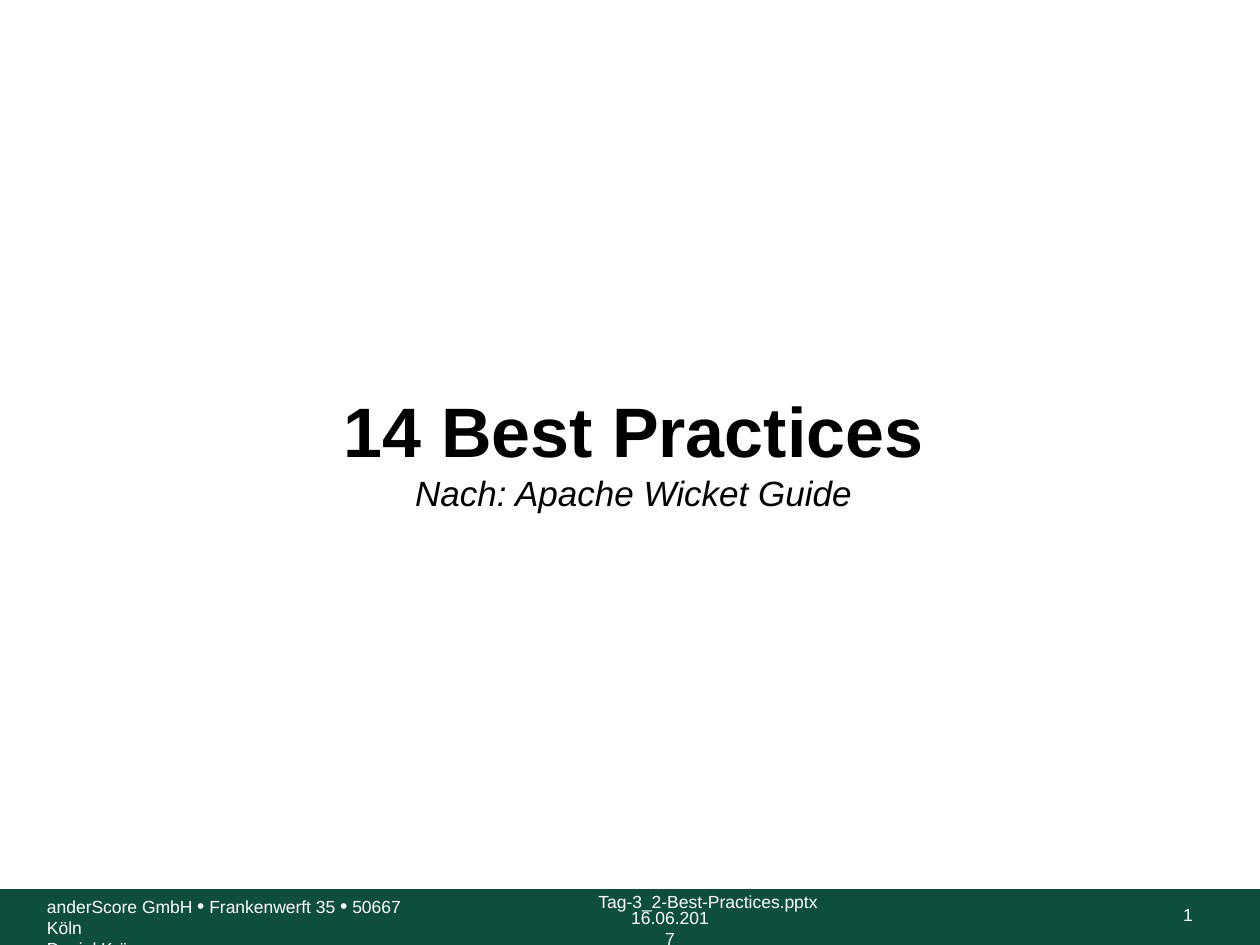
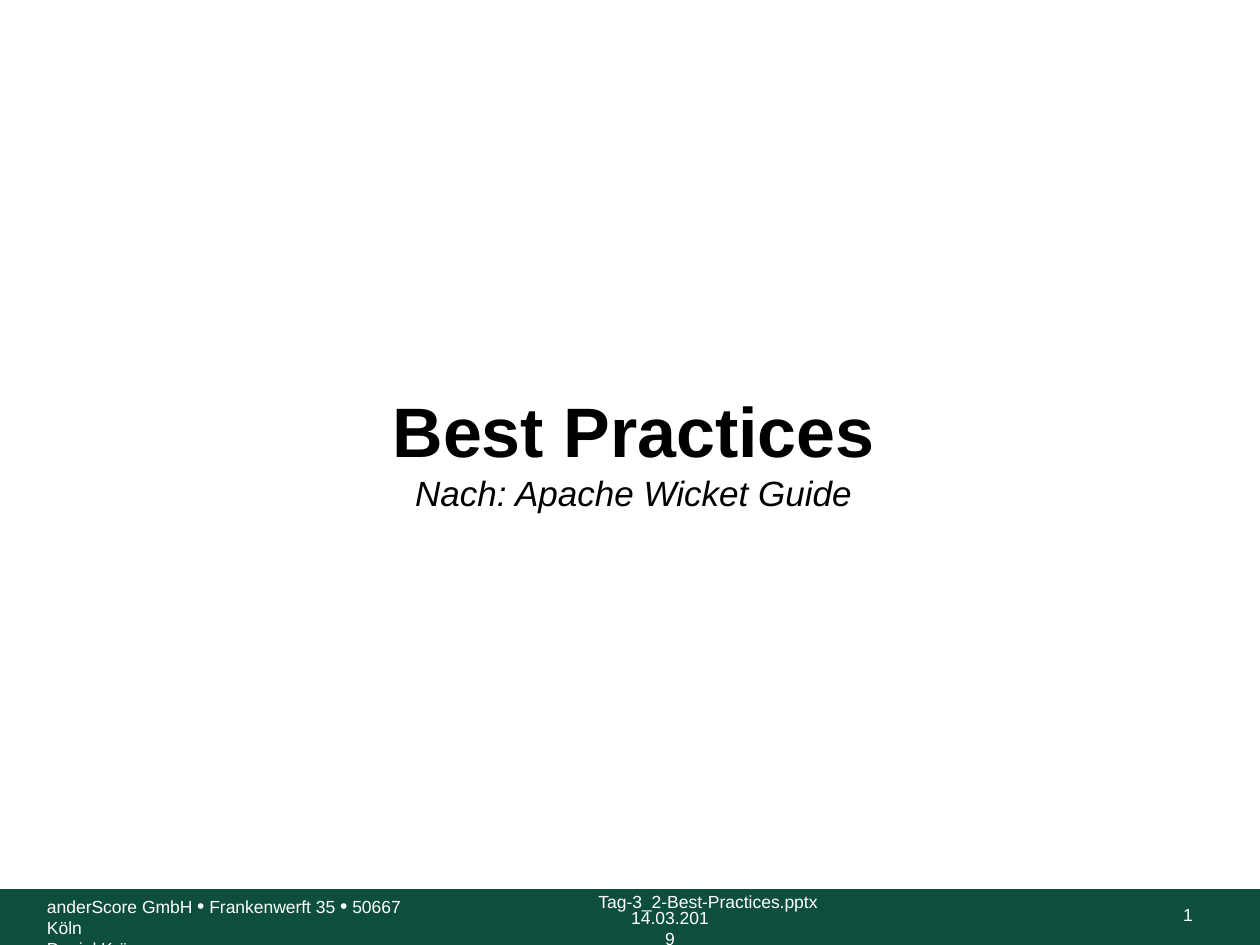
Before and after one commit to anderscore-gmbh/wicket-training, a slide deck: slide 1 of slides/Tag-3_2-Best-Practices.pptx. Drawn at 1260x945 pixels with LibreOffice and Linux fonts; fonts in the diff are those of the drawing; background and template pictures are left out. Boxes give left, top, right and bottom in pixels: in the first picture for what was removed or moved away, otherwise in the second. Text is boxed around its words. In the diff, an @@ line names an element or a change of style, - is before the commit and + after.

```diff
--- a/slides/Tag-3_2-Best-Practices.pptx
+++ b/slides/Tag-3_2-Best-Practices.pptx
@@ text at <box>393,406,875,512</box>: text changed @@
-14 Best Practices
-Nach: Apache Wicket Guide
+Best Practices
+Nach: Apache Wicket Guide
@@ text at <box>631,911,709,924</box>: text changed @@
-16.06.2017
+14.03.2019
```
Also in this commit, not shown: 3 other slides changed, 2 other files.
